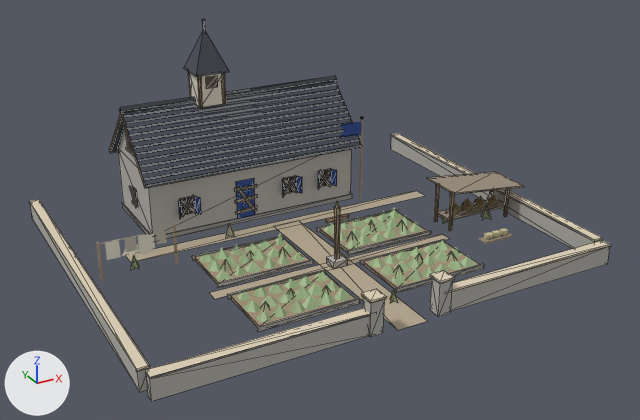
An edit to the glTF model game/assets/modelle/umland/klosterhof.glb, drawn before and after from the same camera.
One viewpoint serves both versions: a 50 mm camera at (-17.7, -33.6, 18.1) aimed at (0.0, -1.5, 2.1). The axes (+X, +Y, +Z) are drawn at lower left. The lights are the same throughout. The older version comes first. Mesh edges are drawn as thin lines on the coarser meshes. Vertices at exactly the same position are counted once.

Names of what the first picture shows: 'Arbeit', 'Fahne', 'Haus', 'Leerstand'.
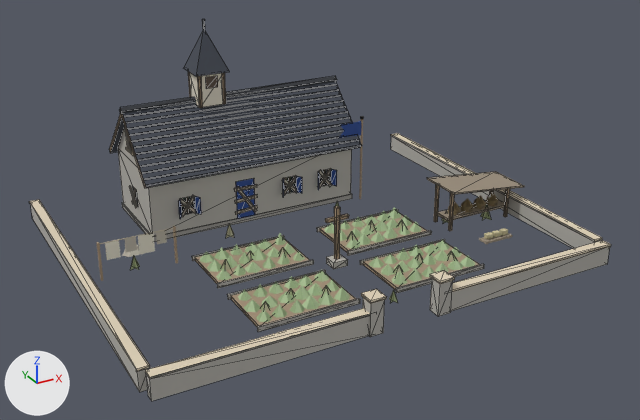
The change, as a diff of the scene's bpy script:
```diff
--- a/game/assets/modelle/umland/klosterhof.glb.py
+++ b/game/assets/modelle/umland/klosterhof.glb.py
@@ me_haus @@
 # used by ob_haus; location = (0.0, 0.0, 0.0)
-me_haus.from_pydata(...)  # 719 vertices, 886 faces; spans x -10.8..10.8, y -9.0..8.6, z 0.0..9.6
+me_haus.from_pydata(...)  # 707 vertices, 880 faces; spans x -10.8..10.8, y -9.0..8.6, z 0.0..9.6
+# me_haus part 1: the loose piece of 4 vertices spanning x -6.0..6.0, y -3.3..-2.7, z 0.0 is deleted
+# me_haus part 2: the loose piece of 4 vertices spanning x -8.0..8.0, y 1.6..2.4, z 0.0 is deleted
+# me_haus part 3: the loose piece of 4 vertices spanning x -0.7..0.7, y -9.0..2.0, z 0.0 is deleted
 me_haus.materials.append(mat_hausfarbe)
```

Location of each change, [x1, y1, x2, y2] in pixels of the pictures (640 x 420 px):
part 1 of me_haus, deleted: before [210, 234, 450, 299]
part 2 of me_haus, deleted: before [125, 191, 424, 262]
part 3 of me_haus, deleted (beige): before [274, 221, 427, 330]
